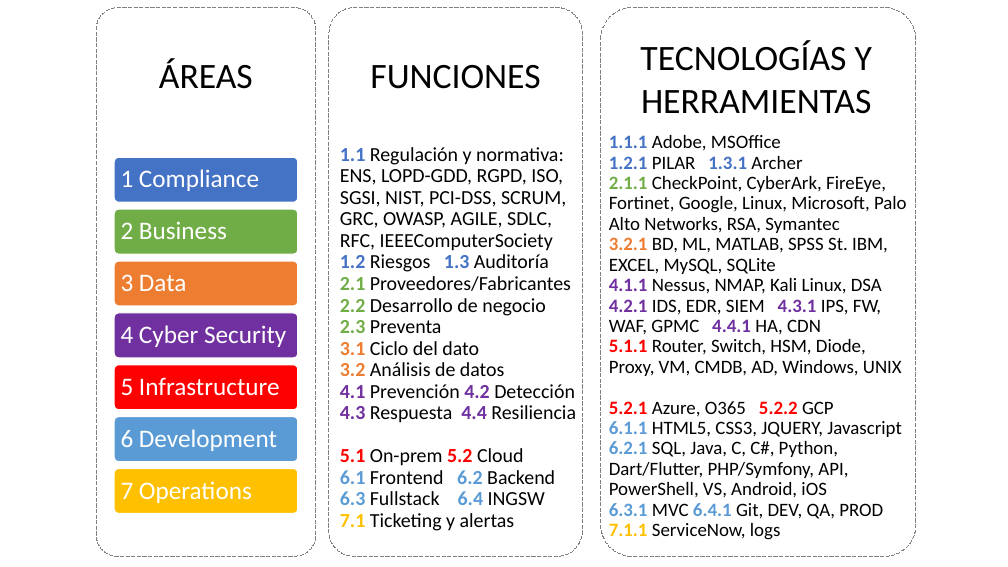
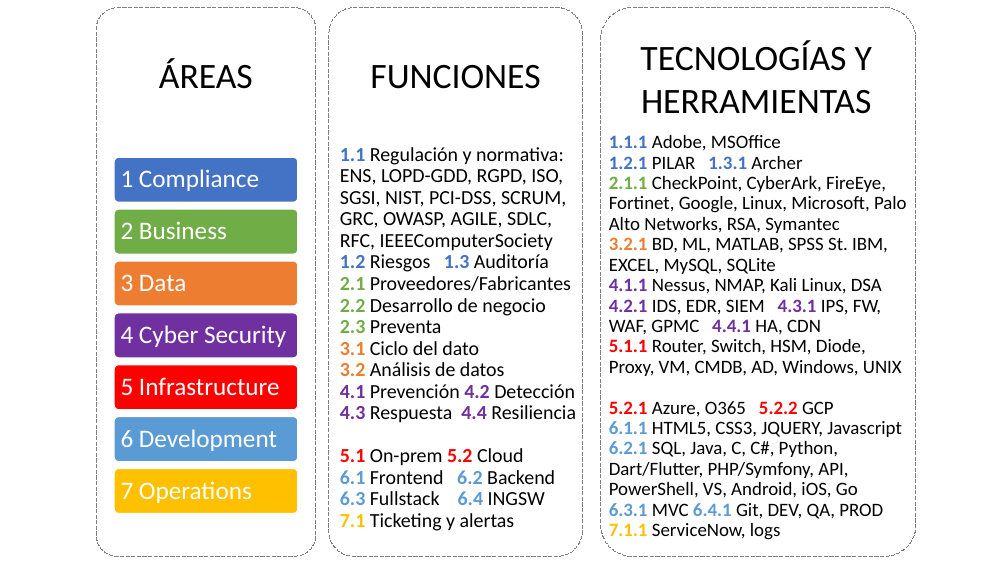
Before and after one commit to antoniojturel/cv, a slide deck: slide 3 of CV-AJTR.pptx. Drawn at 1008x567 pixels with LibreOffice and Linux fonts; fonts in the diff are those of the drawing. Boxes give left, top, right and bottom in pixels: in the first picture for what was removed or moved away, otherwise in the second. Text is boxed around its words. In the diff, an @@ line names an element or a change of style, - is before the commit and + after.

```diff
--- a/CV-AJTR.pptx
+++ b/CV-AJTR.pptx
@@ text at box(609, 156, 907, 519): text changed @@
-1.1.1 Adobe, MSOffice
-1.2.1 PILAR 1.3.1 Archer
-2.1.1 CheckPoint, CyberArk, FireEye, Fortinet, Google, Linux, Microsoft, Palo Alto Networks, RSA, Symantec
-3.2.1 BD, ML, MATLAB, SPSS St. IBM, EXCEL, MySQL, SQLite
-4.1.1 Nessus, NMAP, Kali Linux, DSA 4.2.1 IDS, EDR, SIEM 4.3.1 IPS, FW, WAF, GPMC 4.4.1 HA, CDN
-5.1.1 Router, Switch, HSM, Diode, Proxy, VM, CMDB, AD, Windows, UNIX
-5.2.1 Azure, O365 5.2.2 GCP
-6.1.1 HTML5, CSS3, JQUERY, Javascript
-6.2.1 SQL, Java, C, C#, Python, Dart/Flutter, PHP/Symfony, API, PowerShell, VS, Android, iOS
-6.3.1 MVC 6.4.1 Git, DEV, QA, PROD 7.1.1 ServiceNow, logs
+1.1.1 Adobe, MSOffice
+1.2.1 PILAR 1.3.1 Archer
+2.1.1 CheckPoint, CyberArk, FireEye, Fortinet, Google, Linux, Microsoft, Palo Alto Networks, RSA, Symantec
+3.2.1 BD, ML, MATLAB, SPSS St. IBM, EXCEL, MySQL, SQLite
+4.1.1 Nessus, NMAP, Kali Linux, DSA 4.2.1 IDS, EDR, SIEM 4.3.1 IPS, FW, WAF, GPMC 4.4.1 HA, CDN
+5.1.1 Router, Switch, HSM, Diode, Proxy, VM, CMDB, AD, Windows, UNIX
+5.2.1 Azure, O365 5.2.2 GCP
+6.1.1 HTML5, CSS3, JQUERY, Javascript
+6.2.1 SQL, Java, C, C#, Python, Dart/Flutter, PHP/Symfony, API, PowerShell, VS, Android, iOS, Go
+6.3.1 MVC 6.4.1 Git, DEV, QA, PROD 7.1.1 ServiceNow, logs
```
Also in this commit, not shown: 2 other slides changed, 2 other files.
